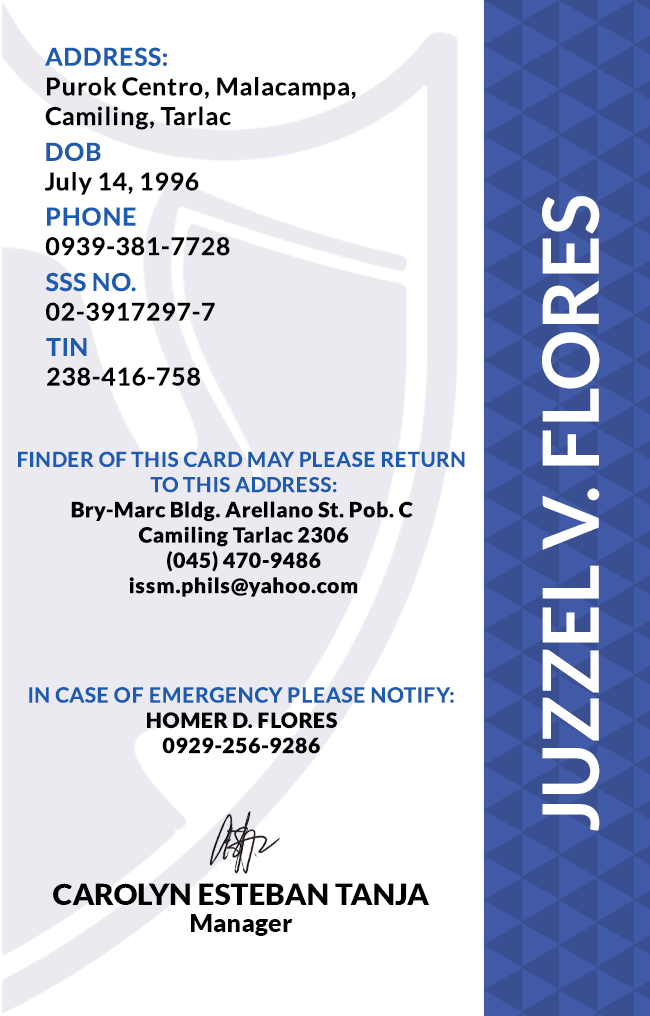
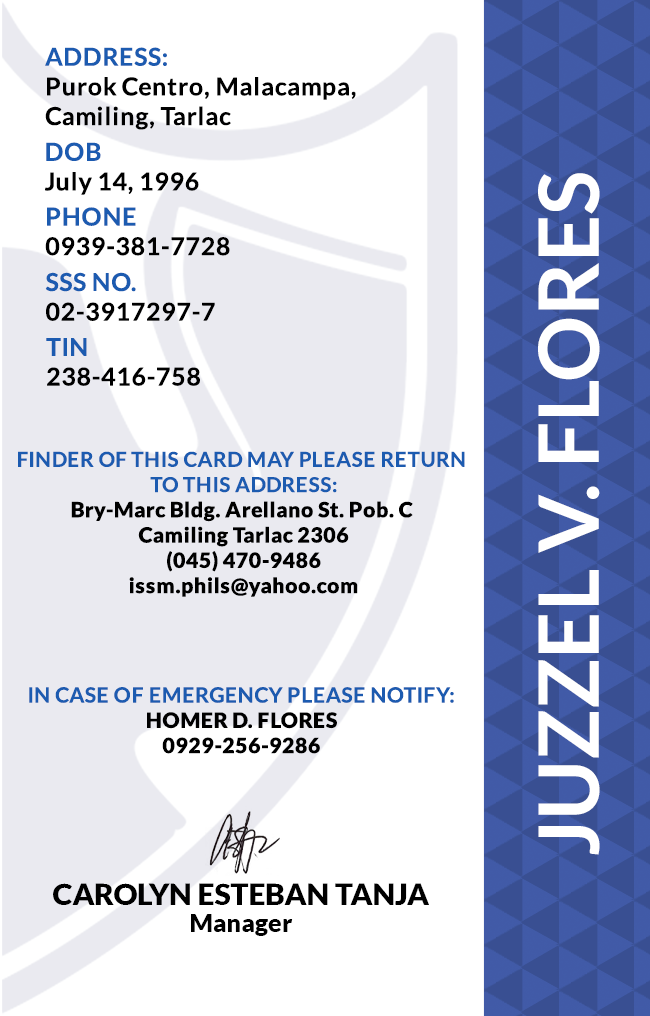
Revision of a layered 650×1016 image; what changed, layer by layer:
painted on "JUZZEL V. FLORES" over [538, 173, 600, 855]
